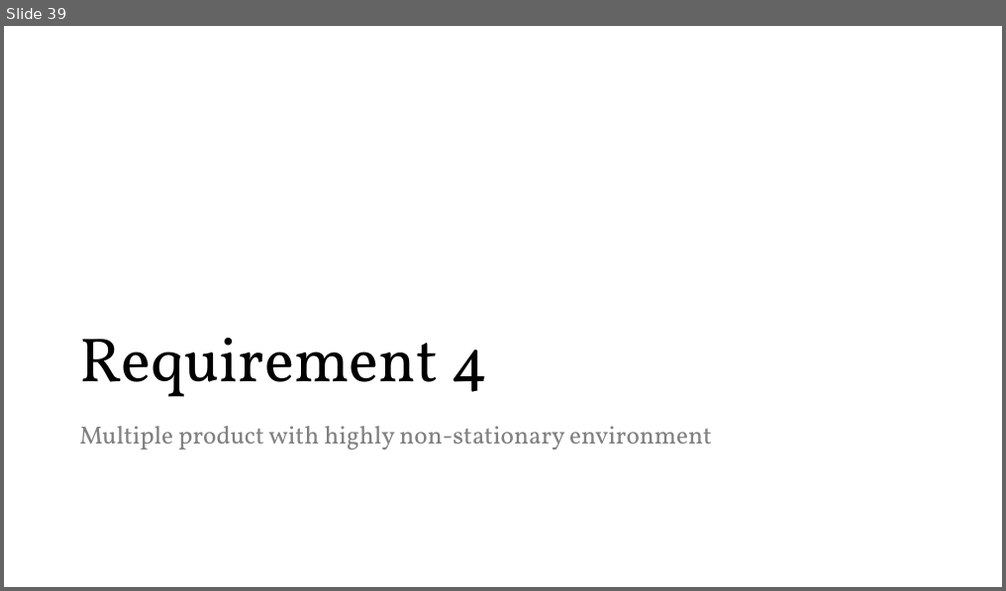
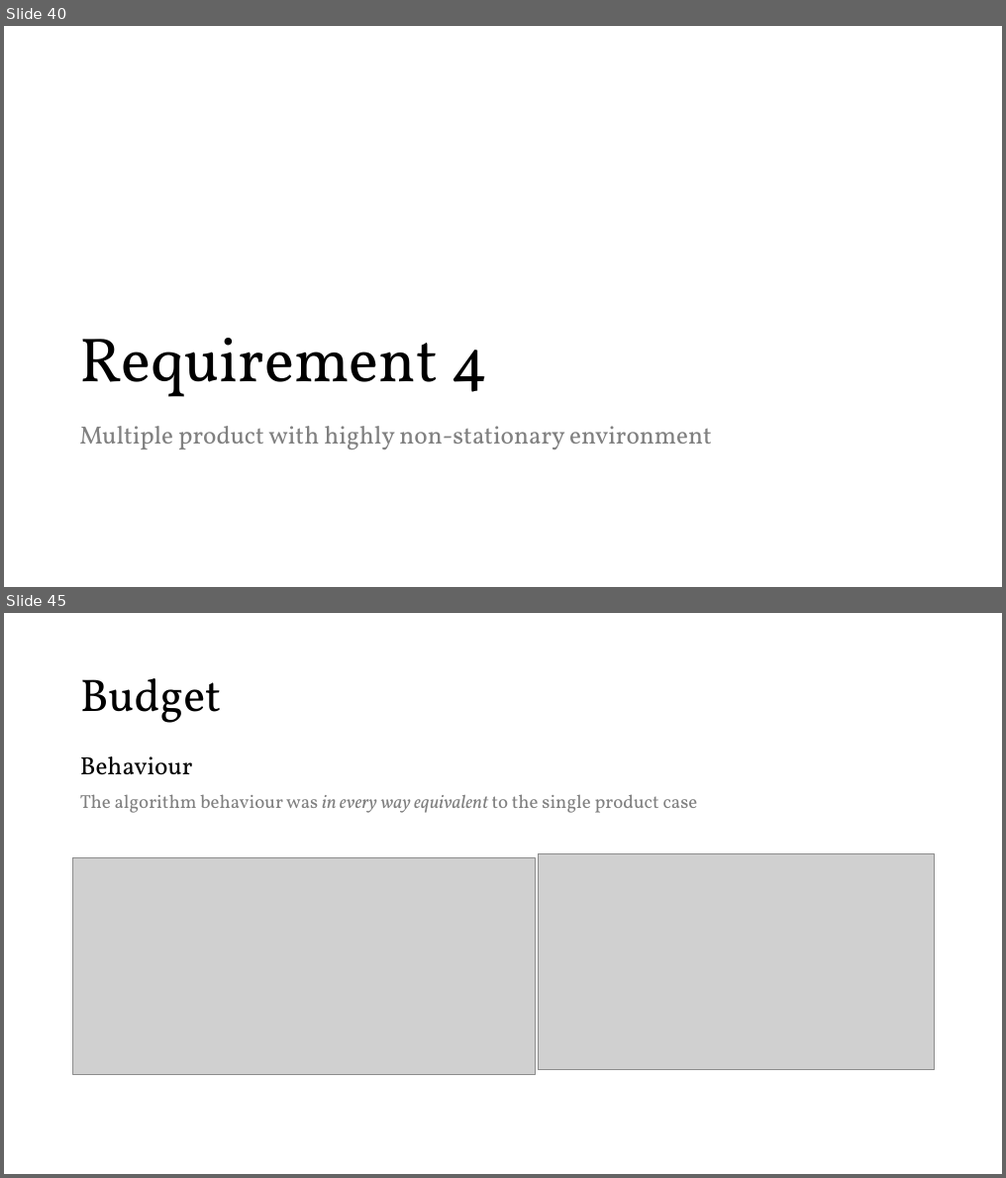
Before and after one commit to peetceenatoo/online-learning, a slide deck: Slides.pptx. Shown one above the other, each under a label of ours: slide 39 before the commit, slides 40 and 45 after it; the slides between them are not shown. The pictures are 1006x591 and 1006x1178 pixels, drawn with LibreOffice and Linux fonts; fonts in the diff are those of the drawing; grey boxes stand for pictures. Boxes give left, top, right and bottom in pixels: in the first picture for what was removed or moved away, otherwise in the second. Text is boxed around its words. In the diff, an @@ line names an element or a change of style, - is before the commit and + after.

```diff
--- a/Slides.pptx
+++ b/Slides.pptx
@@ slide 45 added at <box>4,613,1002,1174</box>, background #FFFFFF @@
@@ title added at <box>80,678,222,723</box>, 44 pt, text #000000 @@
+Budget
@@ text added at <box>80,757,698,813</box>, 18 pt, text #808080 @@
+Behaviour
+The algorithm behaviour was in every way equivalent to the single product case
@@ picture added at <box>73,858,535,1074</box> @@
@@ picture added at <box>539,854,936,1070</box> @@
@@ what was slide 39 is now slide 40 @@
```
Also in this commit, not shown: 14 slides changed, 8 other slides added, 1 other file.
